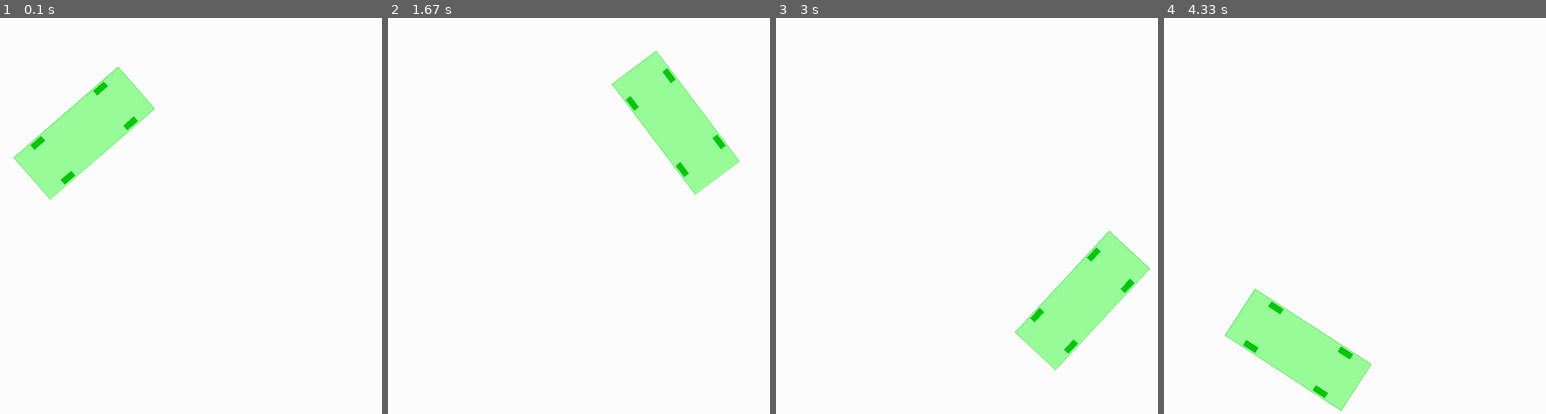
Above: before the commit, frames 1-4 (left to right).
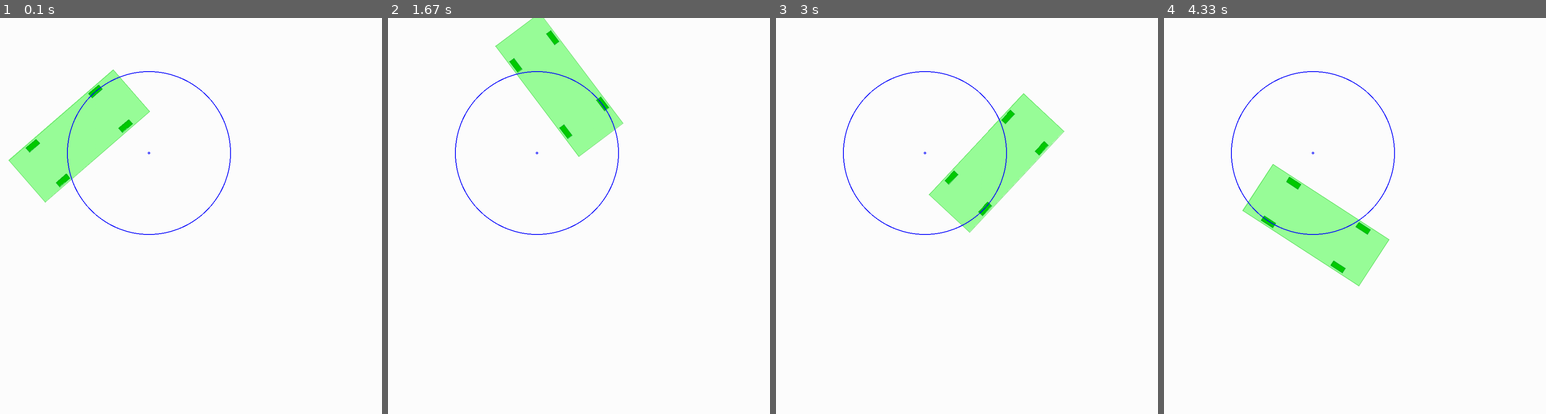
Above: after the commit, the same moments.

Repository: Bobbassoonguy/AutonomousVehicles
Game: pygame game, started from Scenarios/Scenario1_create_car.py
Same seed, same stepped clock (60 frames per second), same inputs: the game is played once before the commit and once after it.
Inputs:
- Up to frame 1 (0.1 s): no input
- Up to frame 2 (1.67 s): no input
- Up to frame 3 (3 s): no input
- Up to frame 4 (4.33 s): no input

The runs differ from the first frame. In frame 1, 1.5% of the frame differs, in the area x 2-61%, y 12-55%; in frame 2, 11%; in frame 3, 11%, in the area x 17-98%, y 13-89%; in frame 4, 11%.

Commit message:
display turn circle rudimentary

Diff:
--- a/Classes/Vehicle.py
+++ b/Classes/Vehicle.py
@@ -58,6 +58,7 @@
         self.ANGLE += degrees
         self.ANGLE %= 360
         self.outline.rotate(degrees, rotation_point)
+        self.x, self.y = self.outline.get_centroid()
         for i in self.wheels:
             i.rotate(degrees, rotation_point)
 
@@ -67,10 +68,10 @@
     def get_turn_circle_center(self, turn_radius, right_turn=True):
         if right_turn:
             front = self.front_left_wheel
-            center = [front.x + turn_radius*math.cos(math.radians(front.ANGLE)), front.y - turn_radius*math.sin(math.radians(front.ANGLE))]
+            center = [front.x + turn_radius*math.cos(math.radians(front.ANGLE)), front.y + turn_radius*math.sin(math.radians(front.ANGLE))]
         else:
             front = self.front_right_wheel
-            center = [front.x - turn_radius*math.cos(math.radians(front.ANGLE)), front.y - turn_radius*math.sin(math.radians(front.ANGLE))]
+            center = [front.x - turn_radius*math.cos(math.radians(front.ANGLE)), front.y + turn_radius*math.sin(math.radians(front.ANGLE))]
         return center
 
 
--- a/Scenarios/Scenario1_create_car.py
+++ b/Scenarios/Scenario1_create_car.py
@@ -11,11 +11,17 @@
 main.addCar()
 main.vehicles[0].rotate(45, main.vehicles[0].outline.get_centroid())
 
+center = main.vehicles[0].get_turn_circle_center(200)
+print(center)
 while not done:
     clock.tick(main.FPS)
     main.main()
 
-    main.vehicles[0].rotate(1, [500, 500])
+    main.vehicles[0].rotate(1, center)
+    pygame.draw.circle(main.screen, [0,0,255], center, 200, width=2)
+    pygame.draw.circle(main.screen, [0, 0, 255], center, 3, width=2)
+    print(main.vehicles[0].x, ",",main.vehicles[0].y)
+    pygame.display.flip()
 
     for event in pygame.event.get():
         if event.type == pygame.QUIT:
